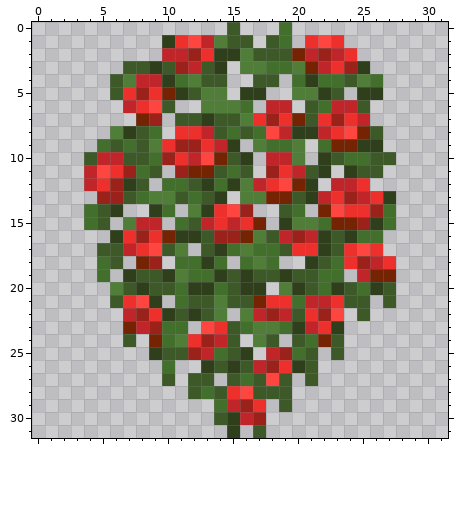
Pixel-art sprite -- src/assets/gauntlet/textures/decoration/foliage/rose_crest.png. The picture above was drawn from the file before the commit.
The file is 32x32 pixels.
The same view after the edit:
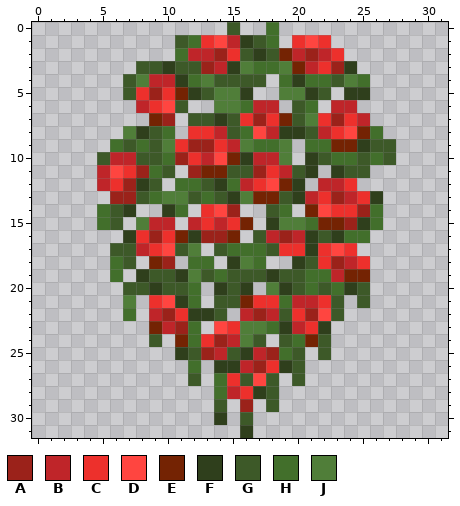
Palette (. is transparent): A #9b221a  B #bf2529  C #ed302c  D #ff4540  E #742303  F #2f3f1c  G #3d5928  H #426f2b  J #507e39
Message: Thinned out rose crest
The exact change:
@@ x 0..31 @@
- 0 ...............G...H............
- 1 ..........FCDBJGG.GH.CDC........
- 2 ..........BBACFFJGGGEBABC.......
- 3 .......GGFGABGF.JJHHJEBCAF......
- 4 ......GJBBFHJGG..GG.HFHHGJH.....
- 5 ......GCACEFGJJ.FF..JJFG.FF.....
- 6 .......BCDG..JJJH.BB.GHBBG......
- 7 ........EA.GGFGGJCACEGCACB......
- 8 ......JFGH.CCBGHGHDBFFBCDEG.....
- 9 .....HGHGJCAACBF.JHHJ.HEEFF.....
-10 ....GBBGGHACBDEGF.BBJ.FGHHGG....
-11 ....BDCAHG.AEEGHG.ACBGF.FGG.....
-12 ....BCAFG.HHGFHFJBCDEF.BBC......
-13 .....AAGHJJGHGF.JJEEGFBCABCF....
-14 ....HGF..FH.JFCDA..GH.EDCCAH....
-15 ....HG.JBB.HGBCBCE.FJJHEEAFH....
-16 ......FCACEFFGAAEJGBABFGFHH.....
-17 .....GGBCDGJ.GFHJHHGCCFGCDC.....
-18 .....HG.EA.HHFH.HJH..FGHCABC....
-19 .....H.FGGFJHHFGFGGFGGHH.BEE....
-20 ......JGFGGHFFHGFF.JFGHFGHFG....
-21 ......GCDF.HGGJGGECCHBBCGG.G....
-22 .......BACFGFGJ.JBABGCAD.G......
-23 .......EBAHH.DCGHJJHFBCF........
-24 .......G.EHJCABG.JG.GHEG........
-25 .........FGGABHGF.BAHG.G........
-26 ..........H..FGFGBACFG..........
-27 ..........G.GG.GHGDG.G..........
-28 ............GHGCDGGG............
-29 ..............HBAC.G............
-30 ..............GFBA..............
-31 ...............F.G..............
+ 0 ...............G..H.............
+ 1 ...........GHCDBFGH.CDC.........
+ 2 ...........HBBACGFGEBABC........
+ 3 ........GGFGGABFJHHJEBCAF.......
+ 4 .......GJBBFHJGGGG.HFHHGJH......
+ 5 .......GCACEFGJJF..JJFG.FF......
+ 6 ........BCDG..JJHBB.GH.BB.......
+ 7 .........EA.GGFGCACEGJCACB......
+ 8 .......JFGH.CCBGHDBFFGBCDEH.....
+ 9 ......HGHGJCAACBJHHJ.HHEEFGG....
+10 .....GBBGGHACBDEFBBJ.FGHHGHG....
+11 .....BDCAHG.AEEGGACBGF.FGG......
+12 .....BCAFG.HHGFHBCDEF.BBC.......
+13 ......AAGHJJGHGFJEEGFBCABCF.....
+14 .....HGF..FH.CDA..GH.EDCCAH.....
+15 .....HG.JBB.BCBCE.FJJHEEAFH.....
+16 .......FCACEFAAE.GBABFGFHH......
+17 ......GGBCDGJ.GHHHGCCFCDC.......
+18 ......HG.EA.HH.FJH..FGCABC......
+19 ......H.FGGFJGHGGGFGGHHBEE......
+20 .......GGFGGH.FGF.JFGHGHFG......
+21 .......J.CDFH.GGECCHBBCG.G......
+22 .......H.BACFFG.BABGCADG........
+23 .........EBAH.DCJJHFBCF.........
+24 .........G.EHCABJG.GHEG.........
+25 ...........FGABGFBAHG.G.........
+26 ............H.FFBACFG...........
+27 ............G.HCGDG.G...........
+28 ..............HBCFG.............
+29 ..............G.A.G.............
+30 ..............F.G...............
+31 ................F...............
Boxes around the changes in both pictures, in picture pixels (x1, y1, x2, y2):
changed: (84, 22, 396, 438)
